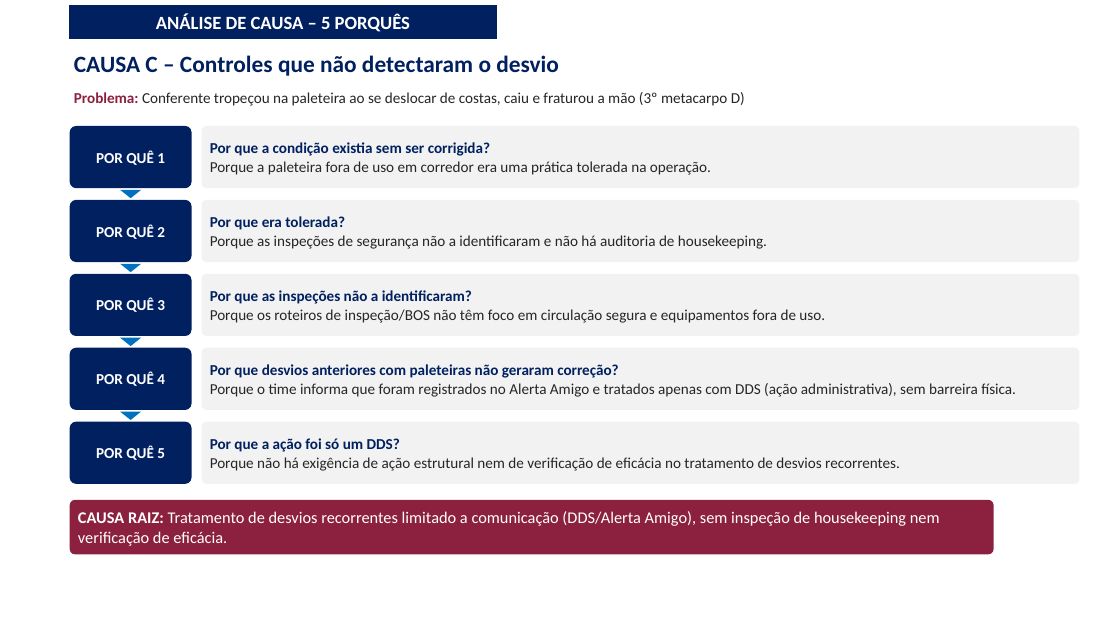
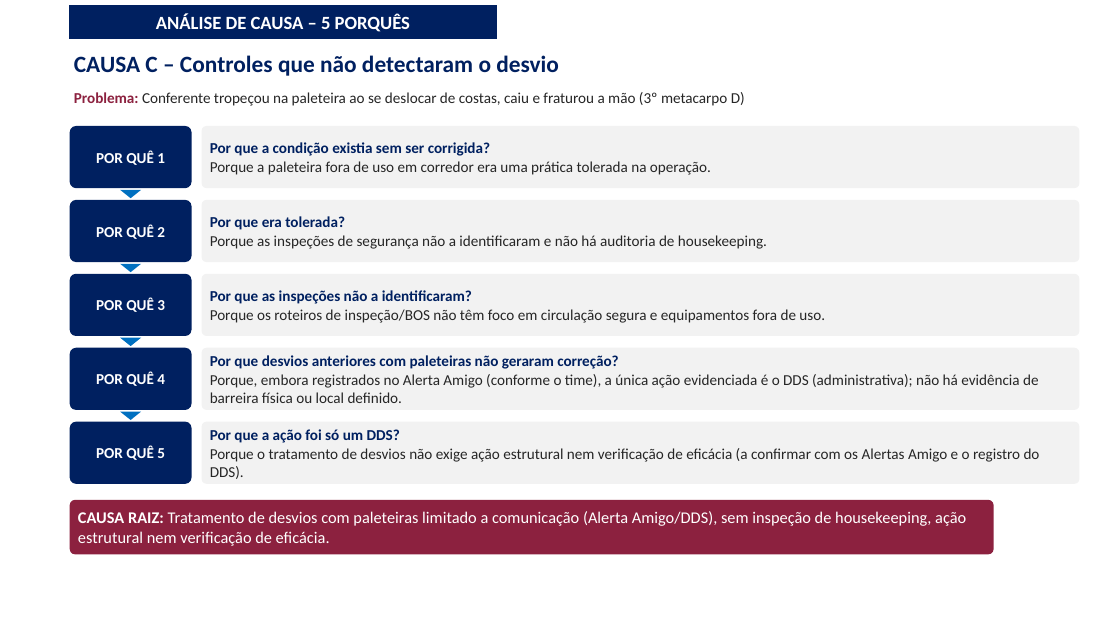
Before and after one commit to luantavarez9/hospital-seguro, a slide deck: slide 17 of entrega_acidente_GRU1/Apresentacao_Ocorrencia_Acidente_GRU_I.pptx (slide 16 before the commit). Drawn at 1120x630 pixels with LibreOffice and Linux fonts; fonts in the diff are those of the drawing; background and template pictures are left out. Boxes give left, top, right and bottom in pixels: in the first picture for what was removed or moved away, otherwise in the second. Text is boxed around its words. In the diff, an @@ line names an element or a change of style, - is before the commit and + after.

```diff
--- a/entrega_acidente_GRU1/Apresentacao_Ocorrencia_Acidente_GRU_I.pptx
+++ b/entrega_acidente_GRU1/Apresentacao_Ocorrencia_Acidente_GRU_I.pptx
@@ text in rounded rectangle at [210,374,1038,403]: text changed @@
-Porque o time informa que foram registrados no Alerta Amigo e tratados apenas com DDS (ação administrativa), sem barreira física.
+Porque, embora registrados no Alerta Amigo (conforme o time), a única ação evidenciada é o DDS (administrativa); não há evidência de barreira física ou local definido.
@@ text in rounded rectangle at [210,448,1040,479]: text changed @@
-Porque não há exigência de ação estrutural nem de verificação de eficácia no tratamento de desvios recorrentes.
+Porque o tratamento de desvios não exige ação estrutural nem verificação de eficácia (a confirmar com os Alertas Amigo e o registro do DDS).
@@ text in rounded rectangle at [78,511,966,546]: text changed @@
-CAUSA RAIZ: Tratamento de desvios recorrentes limitado a comunicação (DDS/Alerta Amigo), sem inspeção de housekeeping nem verificação de eficácia.
+CAUSA RAIZ: Tratamento de desvios com paleteiras limitado a comunicação (Alerta Amigo/DDS), sem inspeção de housekeeping, ação estrutural nem verificação de eficácia.
```
Also in this commit, not shown: 6 other slides changed, 1 slide added, 4 other files.
